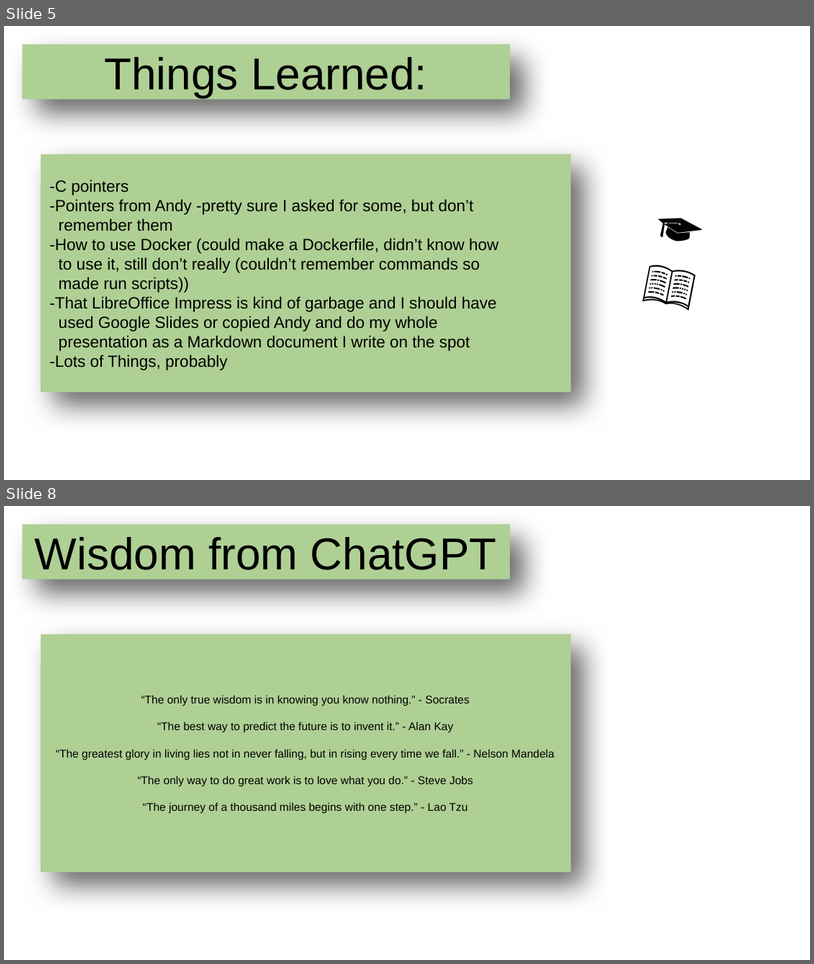
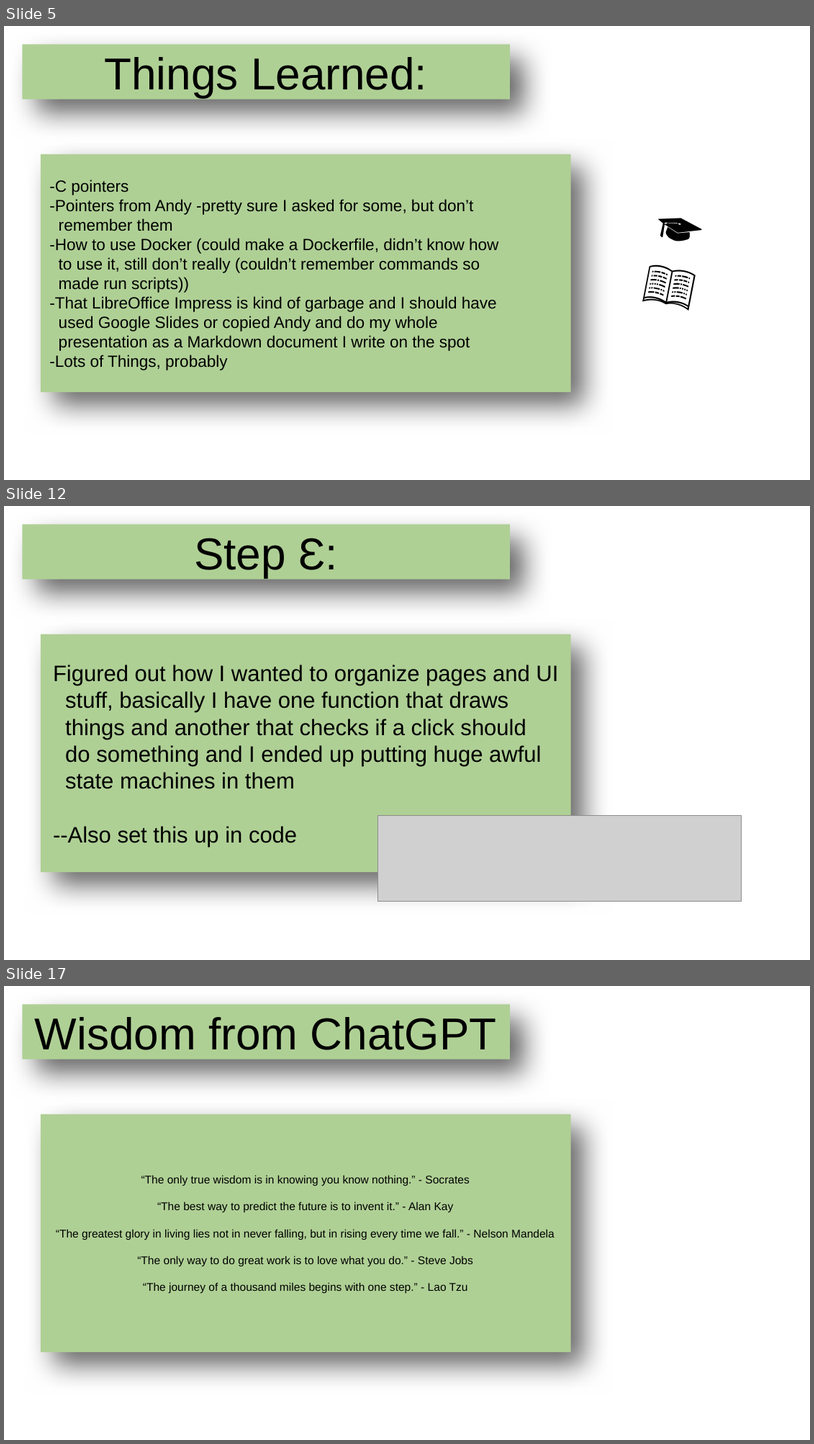
Before and after one commit to echoofskyz/ugrproj, a slide deck: docs/presentation.odp. Shown one above the other, each under a label of ours: slides 5 and 8 before the commit, slides 5, 12 and 17 after it; the slides between them are not shown. The pictures are 814x964 and 814x1444 pixels, drawn with LibreOffice and Linux fonts; fonts in the diff are those of the drawing; grey boxes stand for pictures; background and template pictures are left out. Boxes give left, top, right and bottom in pixels: in the first picture for what was removed or moved away, otherwise in the second. Text is boxed around its words. In the diff, an @@ line names an element or a change of style, - is before the commit and + after.

```diff
--- a/docs/presentation.odp
+++ b/docs/presentation.odp
@@ slide 12 added at <box>4,506,810,960</box>, background picture (left out) @@
@@ title added at <box>22,524,510,579</box>, fill #AFD095, 44 pt, text #000000 @@
+Step Ɛ:
@@ title added at <box>41,634,571,872</box>, fill #AFD095, 22 pt, text #000000 @@
+Figured out how I wanted to organize pages and UI
+stuff, basically I have one function that draws
+things and another that checks if a click should
+do something and I ended up putting huge awful
+state machines in them
+--Also set this up in code
@@ picture added at <box>378,816,741,901</box> @@
@@ what was slide 8 is now slide 17 @@
```
Also in this commit, not shown: 2 slides changed, 9 other slides added, 1 slide removed, 2 other files.
